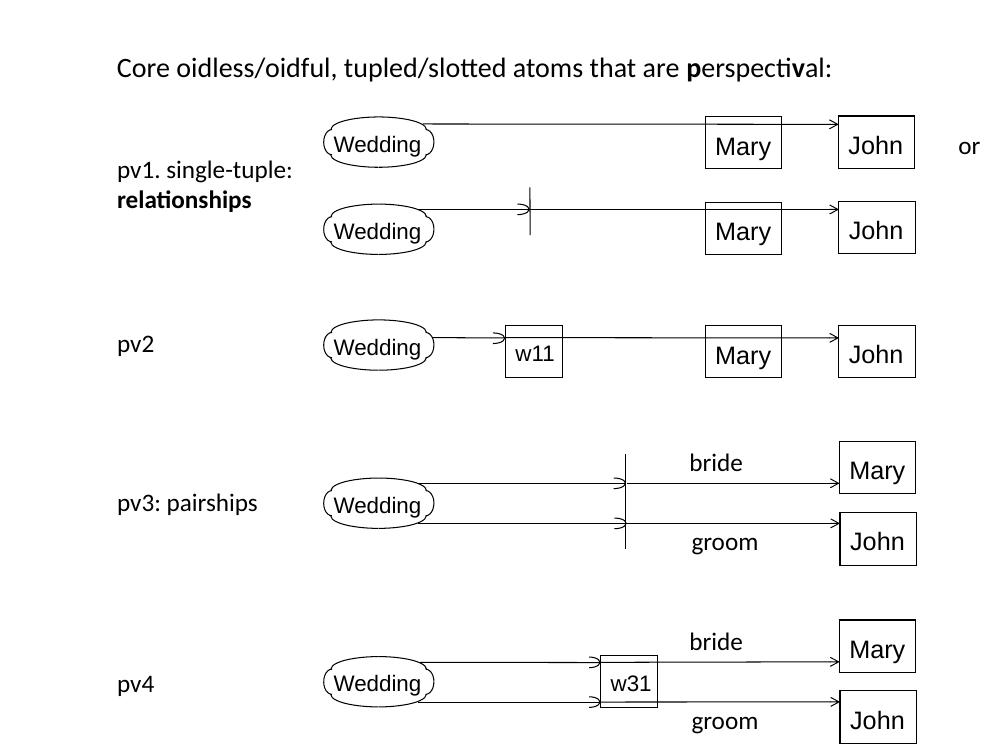
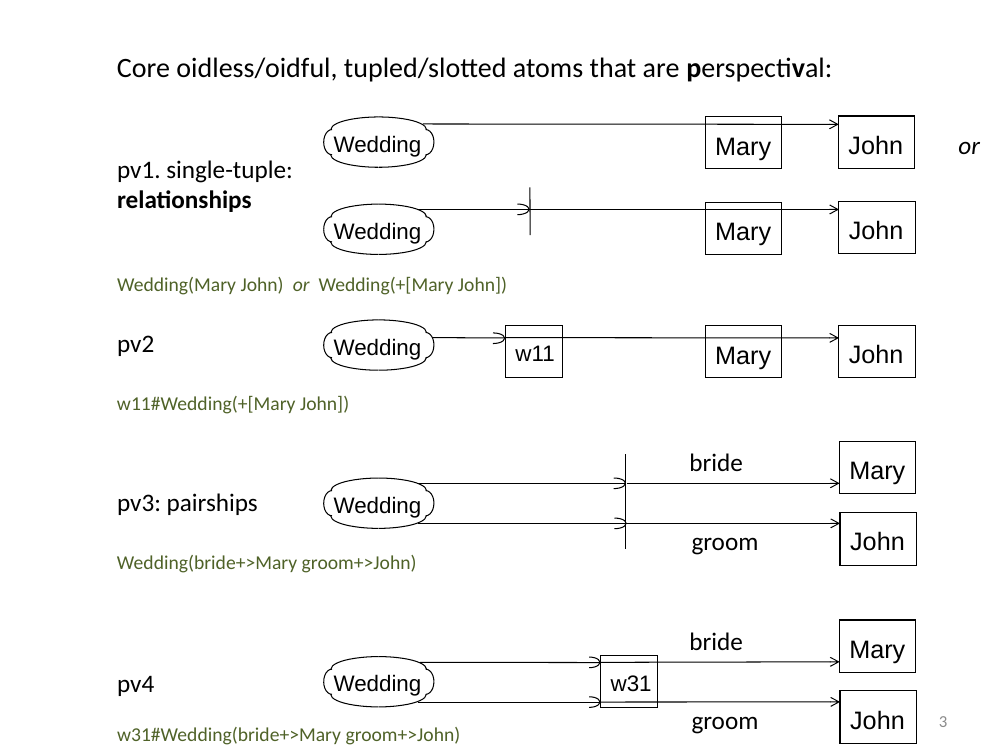
Before and after one commit to RuleML/ruleml-website, a slide deck: slide 3 of talks/PSOAMetamodelGrailogWedding.pptx. Drawn at 1008x756 pixels with LibreOffice and Linux fonts; fonts in the diff are those of the drawing. Boxes give left, top, right and bottom in pixels: in the first picture for what was removed or moved away, otherwise in the second. Text is boxed around its words. In the diff, an @@ line names an element or a change of style, - is before the commit and + after.

```diff
--- a/talks/PSOAMetamodelGrailogWedding.pptx
+++ b/talks/PSOAMetamodelGrailogWedding.pptx
@@ text added at (117,277,507,295), 14 pt, text #4F6228 @@
+Wedding(Mary John) or Wedding(+[Mary John])
@@ text added at (117,396,349,414), 14 pt, text #4F6228 @@
+w11#Wedding(+[Mary John])
@@ text added at (117,555,417,573), 14 pt, text #4F6228 @@
+Wedding(bride+>Mary groom+>John)
@@ page number added at (939,716,947,727), 12 pt, text #8C8C8C @@
+3
@@ text added at (117,727,461,745), 14 pt, text #4F6228 @@
+w31#Wedding(bride+>Mary groom+>John)
```
Also in this commit, not shown: 5 other slides changed, 1 slide added, 1 other file.
